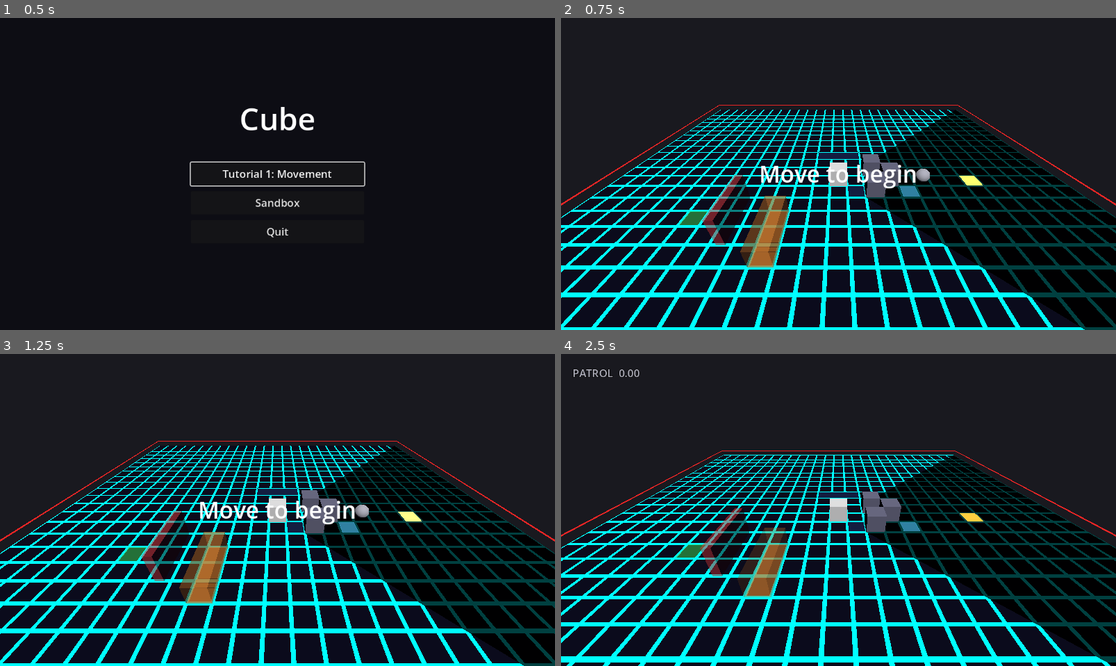
Above: before the commit, frames 1-4 (two rows, left to right).
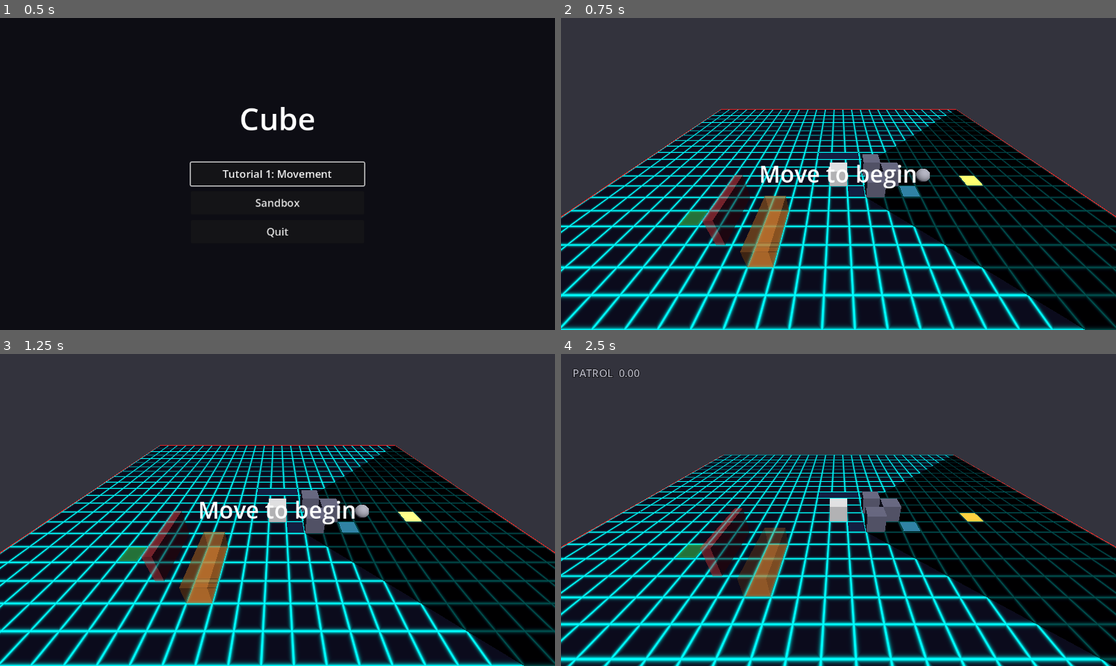
Above: after the commit, the same moments.

Repository: StevenLong/cube
Game: Godot game, scene res://main_menu.tscn
The game is run twice, just before and just after one commit, with the same random seed, the same clock (stepped at 60 frames per second) and the same inputs.
Inputs:
- Up to frame 1 (0.5 s): no input
- Up to frame 2 (0.75 s): click "Sandbox" at 0.5 s
- Up to frame 3 (1.25 s): no input
- Up to frame 4 (2.5 s): tap Enter at 1.25 s; hold Right (move_right) 1.28-2.03 s; hold E (extend) 1.28-2.03 s; tap Space (dodge) at 2 s; hold C (extend_depth_back) from 2.03 s (still down); tap F (camera_tilt_down) at 2.1 s; tap E (extend) at 2.3 s

Frame 1 is identical in both runs. In frame 2, 55% of the frame differs, in the area x 0-100%, y 0-100%; in frame 3, 55%; in frame 4, 57%.

Commit message:
Phase 8 C slice 1 polish: void contrast, neon edges, thicker slab
Tuning pass on the slice 1 visuals based on in-editor verification.

* Void background bumped from (0.1, 0.1, 0.12) to (0.2, 0.2, 0.24) across
  all three scenes so the slab silhouettes more clearly against it.
* Safety edge dropped from a mid-wall warning bar to a flat painted strip
  on the floor: y=0.02, 0.04x0.02 cross-section, emission 0.6. Constants
  exposed as SAFETY_EDGE_Y / _PERP / _VERT / _ENERGY in level.gd.
* Shader edge profile switched from a single smoothstep to a dual
  core+glow model: a hard inner core (smoothstep within core_width) plus
  a power-curve glow (pow(1 - d/falloff, exp) * strength). Drops fast at
  first, lingers further. Tron-neon feel with a thin bright cable and a
  soft halo.
* Side faces now light up just the vertical corner edges using the same
  intensity helper with independent uniforms (side_line_core_width and
  friends). Horizontal top/bottom edges of side faces are untouched.
* Slab height doubled: FloorTile BoxMesh + BoxShape3D from (1,1,1) to
  (1,2,1), spawn y from -0.5 to -1.0. Top still at y=0 so the player,
  walls, and physics queries are unchanged; the slab just extends to
  y=-2 below.
* grid_ground_material.tres has user-tuned values for the new uniforms
  baked in (line_core_width 0.005, line_falloff_width 0.5,
  line_falloff_exp 10, line_glow_strength 1.5; side core 0.01 with no
  glow). Defaults in the shader differ; the .tres wins per scene.

Headless parse + smoke-load clean on all three scenes.

Diff:
--- a/FloorTile.tscn
+++ b/FloorTile.tscn
@@ -3,10 +3,10 @@
 [ext_resource type="Material" path="res://grid_ground_material.tres" id="1"]
 
 [sub_resource type="BoxMesh" id="BoxMesh_FloorTile"]
-size = Vector3(1, 1, 1)
+size = Vector3(1, 2, 1)
 
 [sub_resource type="BoxShape3D" id="BoxShape3D_FloorTile"]
-size = Vector3(1, 1, 1)
+size = Vector3(1, 2, 1)
 
 [node name="FloorTile" type="StaticBody3D" groups=["floor_tiles"]]
 collision_layer = 1
--- a/grid_ground_material.tres
+++ b/grid_ground_material.tres
@@ -1,6 +1,35 @@
-[gd_resource type="ShaderMaterial" load_steps=2 format=3 uid="uid://b8q4grgrmat0001"]
+[gd_resource type="ShaderMaterial" format=3 uid="uid://c7jonbjvw30nk"]
 
-[ext_resource type="Shader" path="res://shaders/grid_ground.gdshader" id="1"]
+[ext_resource type="Shader" uid="uid://c5f1mah4u1lp4" path="res://shaders/grid_ground.gdshader" id="1"]
 
 [resource]
+render_priority = 0
 shader = ExtResource("1")
+shader_parameter/wave_origins = PackedVector2Array(0, 0, 0, 0, 0, 0, 0, 0, 0, 0, 0, 0, 0, 0, 0, 0)
+shader_parameter/wave_half_extents = PackedVector2Array(0, 0, 0, 0, 0, 0, 0, 0, 0, 0, 0, 0, 0, 0, 0, 0)
+shader_parameter/wave_radii = PackedFloat32Array(0, 0, 0, 0, 0, 0, 0, 0)
+shader_parameter/wave_alphas = PackedFloat32Array(0, 0, 0, 0, 0, 0, 0, 0)
+shader_parameter/footprint_positions = PackedVector2Array(0, 0, 0, 0, 0, 0, 0, 0, 0, 0, 0, 0, 0, 0, 0, 0, 0, 0, 0, 0, 0, 0, 0, 0, 0, 0, 0, 0, 0, 0, 0, 0, 0, 0, 0, 0, 0, 0, 0, 0, 0, 0, 0, 0, 0, 0, 0, 0, 0, 0, 0, 0, 0, 0, 0, 0, 0, 0, 0, 0, 0, 0, 0, 0, 0, 0, 0, 0, 0, 0, 0, 0, 0, 0, 0, 0, 0, 0, 0, 0, 0, 0, 0, 0, 0, 0, 0, 0, 0, 0, 0, 0, 0, 0, 0, 0, 0, 0, 0, 0, 0, 0, 0, 0, 0, 0, 0, 0, 0, 0, 0, 0, 0, 0, 0, 0, 0, 0, 0, 0, 0, 0, 0, 0, 0, 0, 0, 0)
+shader_parameter/footprint_alphas = PackedFloat32Array(0, 0, 0, 0, 0, 0, 0, 0, 0, 0, 0, 0, 0, 0, 0, 0, 0, 0, 0, 0, 0, 0, 0, 0, 0, 0, 0, 0, 0, 0, 0, 0, 0, 0, 0, 0, 0, 0, 0, 0, 0, 0, 0, 0, 0, 0, 0, 0, 0, 0, 0, 0, 0, 0, 0, 0, 0, 0, 0, 0, 0, 0, 0, 0)
+shader_parameter/cone_origin = Vector2(0, 0)
+shader_parameter/cone_dir = Vector2(0, 0)
+shader_parameter/cone_half_angle_cos = 0.0
+shader_parameter/cone_radius = 0.0
+shader_parameter/cone_color = Vector3(0, 0, 0)
+shader_parameter/cone_alpha = 0.0
+shader_parameter/player_xz = Vector2(0, 0)
+shader_parameter/wall_mins = PackedVector2Array(0, 0, 0, 0, 0, 0, 0, 0, 0, 0, 0, 0, 0, 0, 0, 0, 0, 0, 0, 0, 0, 0, 0, 0, 0, 0, 0, 0, 0, 0, 0, 0)
+shader_parameter/wall_maxs = PackedVector2Array(0, 0, 0, 0, 0, 0, 0, 0, 0, 0, 0, 0, 0, 0, 0, 0, 0, 0, 0, 0, 0, 0, 0, 0, 0, 0, 0, 0, 0, 0, 0, 0)
+shader_parameter/wall_count = 0
+shader_parameter/dark_factor = 0.25
+shader_parameter/top_base_color = Color(0.06, 0.06, 0.12, 1)
+shader_parameter/side_color = Color(0.04, 0.04, 0.08, 1)
+shader_parameter/grid_line_color = Color(0, 1, 1, 1)
+shader_parameter/line_core_width = 0.0050000002375
+shader_parameter/line_falloff_width = 0.5
+shader_parameter/line_falloff_exp = 10.0
+shader_parameter/line_glow_strength = 1.5
+shader_parameter/side_line_core_width = 0.010000000475
+shader_parameter/side_line_falloff_width = 0.0
+shader_parameter/side_line_falloff_exp = 1.0
+shader_parameter/side_line_glow_strength = 0.0
--- a/level.gd
+++ b/level.gd
@@ -9,6 +9,11 @@
 const RESTART_DELAY := 0.5
 
 const FLOOR_TILE_SCENE := preload("res://FloorTile.tscn")
+
+const SAFETY_EDGE_Y := 0.02  # lifts strip just above floor top to avoid z-fighting
+const SAFETY_EDGE_PERP := 0.04  # perpendicular-to-edge thickness (the "width" lying flat)
+const SAFETY_EDGE_VERT := 0.02  # vertical thickness; keep low so the line reads as paint not bar
+const SAFETY_EDGE_ENERGY := 0.6  # emission multiplier; subtler than mid-wall warning bars
 
 var state: State = State.READY
 var moves: int = 0
@@ -230,7 +235,7 @@
 	for tile in get_tree().get_nodes_in_group("floor_tiles"):
 		var t: Node3D = tile
 		var cell := Vector2i(roundi(t.position.x), roundi(t.position.z))
-		t.position = Vector3(cell.x, -0.5, cell.y)
+		t.position = Vector3(cell.x, -1.0, cell.y)
 		_floor_cells[cell] = true
 		pre_placed[cell] = true
 
@@ -238,7 +243,7 @@
 		if pre_placed.has(cell):
 			continue
 		var tile: Node3D = FLOOR_TILE_SCENE.instantiate()
-		tile.position = Vector3(cell.x, -0.5, cell.y)
+		tile.position = Vector3(cell.x, -1.0, cell.y)
 		root.add_child(tile)
 
 
@@ -276,18 +281,19 @@
 
 
 func _make_safety_edge_mesh(floor_cell: Vector2i, dir: Vector2i, mat: Material) -> MeshInstance3D:
-	# Thin emissive bar sitting on the cell boundary between floor_cell and
-	# floor_cell + dir, 0.5u above floor top. Long axis follows the edge.
+	# Thin emissive strip painted along the cell boundary between floor_cell
+	# and floor_cell + dir, lying just above floor top. Long axis follows the
+	# edge; the perpendicular dim sits flat on the floor.
 	var mi := MeshInstance3D.new()
 	var box := BoxMesh.new()
 	if dir.x != 0:
-		box.size = Vector3(0.05, 0.05, 1.0)
+		box.size = Vector3(SAFETY_EDGE_PERP, SAFETY_EDGE_VERT, 1.0)
 	else:
-		box.size = Vector3(1.0, 0.05, 0.05)
+		box.size = Vector3(1.0, SAFETY_EDGE_VERT, SAFETY_EDGE_PERP)
 	mi.mesh = box
 	mi.position = Vector3(
 		floor_cell.x + dir.x * 0.5,
-		0.5,
+		SAFETY_EDGE_Y,
 		floor_cell.y + dir.y * 0.5
 	)
 	mi.material_override = mat
@@ -299,6 +305,6 @@
 	m.albedo_color = Color(0.9, 0.15, 0.15)
 	m.emission_enabled = true
 	m.emission = Color(0.9, 0.15, 0.15)
-	m.emission_energy_multiplier = 1.5
+	m.emission_energy_multiplier = SAFETY_EDGE_ENERGY
 	m.shading_mode = BaseMaterial3D.SHADING_MODE_UNSHADED
 	return m
--- a/levels/level_01_movement.tscn
+++ b/levels/level_01_movement.tscn
@@ -18,7 +18,7 @@
 
 [sub_resource type="Environment" id="Environment_1"]
 background_mode = 1
-background_color = Color(0.1, 0.1, 0.12, 1)
+background_color = Color(0.2, 0.2, 0.24, 1)
 
 [sub_resource type="PlaneMesh" id="PlaneMesh_Tile"]
 size = Vector2(0.95, 0.95)
--- a/main.tscn
+++ b/main.tscn
@@ -34,7 +34,7 @@
 
 [sub_resource type="Environment" id="Environment_1"]
 background_mode = 1
-background_color = Color(0.1, 0.1, 0.12, 1)
+background_color = Color(0.2, 0.2, 0.24, 1)
 
 [sub_resource type="PlaneMesh" id="PlaneMesh_Tile"]
 size = Vector2(0.95, 0.95)
--- a/mechanics_sandbox.tscn
+++ b/mechanics_sandbox.tscn
@@ -1,15 +1,15 @@
 [gd_scene format=3 uid="uid://b1q3ys71y3idn"]
 
-[ext_resource type="Script" path="res://player.gd" id="2"]
-[ext_resource type="Script" path="res://camera_controller.gd" id="3"]
-[ext_resource type="Script" path="res://level.gd" id="5"]
-[ext_resource type="Script" path="res://extend_lock_zone.gd" id="6"]
-[ext_resource type="Script" path="res://extend_lock_gate.gd" id="7"]
-[ext_resource type="Script" path="res://floor_rect.gd" id="8"]
+[ext_resource type="Script" uid="uid://imjs3qgnnax" path="res://player.gd" id="2"]
+[ext_resource type="Script" uid="uid://cjpdmrd4ev3o8" path="res://camera_controller.gd" id="3"]
+[ext_resource type="Script" uid="uid://dw6hiashyk0sh" path="res://level.gd" id="5"]
+[ext_resource type="Script" uid="uid://cexwlw0or75id" path="res://extend_lock_zone.gd" id="6"]
+[ext_resource type="Script" uid="uid://bb3cmwun237qc" path="res://extend_lock_gate.gd" id="7"]
+[ext_resource type="Script" uid="uid://ceu0wffmv3bb5" path="res://floor_rect.gd" id="8"]
 
 [sub_resource type="Environment" id="Environment_1"]
 background_mode = 1
-background_color = Color(0.1, 0.1, 0.12, 1)
+background_color = Color(0.2, 0.2, 0.24, 1)
 
 [sub_resource type="BoxMesh" id="BoxMesh_1"]
 
@@ -87,10 +87,9 @@
 [node name="WorldEnvironment" type="WorldEnvironment" parent="." unique_id=269945299]
 environment = SubResource("Environment_1")
 
-[node name="FloorRect" type="Node3D" parent="."]
+[node name="FloorRect" type="Node3D" parent="." unique_id=1340891343]
 transform = Transform3D(1, 0, 0, 0, 1, 0, 0, 0, 1, -13, 0, -13)
 script = ExtResource("8")
-size = Vector2i(27, 27)
 
 [node name="Camera3D" type="Camera3D" parent="." unique_id=1711588723]
 transform = Transform3D(1, 0, 0, 0, 0.707107, 0.707107, 0, -0.707107, 0.707107, 0, 8, 8)
--- a/shaders/grid_ground.gdshader
+++ b/shaders/grid_ground.gdshader
@@ -31,6 +31,21 @@
 uniform vec3 side_color : source_color = vec3(0.04, 0.04, 0.08);
 uniform vec3 grid_line_color : source_color = vec3(0.0, 1.0, 1.0);
 
+// Top-face edge line: thin bright core + power-curve glow halo. The glow
+// drops fast at first (high exp) and lingers further than smoothstep would.
+uniform float line_core_width : hint_range(0.0, 0.05) = 0.008;
+uniform float line_falloff_width : hint_range(0.0, 0.5) = 0.3;
+uniform float line_falloff_exp : hint_range(1.0, 10.0) = 4.0;
+uniform float line_glow_strength : hint_range(0.0, 1.5) = 0.7;
+
+// Side-face vertical-corner line: thinner core, glow-dominated. Lights up
+// only the vertical edges where two side faces meet (the slab's corners),
+// running from floor top down to the slab bottom.
+uniform float side_line_core_width : hint_range(0.0, 0.05) = 0.002;
+uniform float side_line_falloff_width : hint_range(0.0, 0.5) = 0.25;
+uniform float side_line_falloff_exp : hint_range(1.0, 10.0) = 4.0;
+uniform float side_line_glow_strength : hint_range(0.0, 1.5) = 0.8;
+
 varying vec3 v_world_pos;
 varying vec3 v_world_norm;
 
@@ -38,6 +53,18 @@
 	v_world_pos = (MODEL_MATRIX * vec4(VERTEX, 1.0)).xyz;
 	v_world_norm = normalize((MODEL_MATRIX * vec4(NORMAL, 0.0)).xyz);
 }
+
+// Dual core+glow intensity profile. The core is a hard smoothstep within
+// core_width (the bright line itself); the glow is a power-curve falloff
+// out to falloff_width (the lingering halo). Combined via max so neither
+// component saturates the other.
+float edge_line_intensity(float d, float core_w, float falloff_w, float falloff_exp, float glow_strength) {
+	float core = 1.0 - smoothstep(0.0, max(core_w, 0.0001), d);
+	float glow_t = clamp(d / max(falloff_w, 0.0001), 0.0, 1.0);
+	float glow = pow(1.0 - glow_t, falloff_exp) * glow_strength;
+	return max(core, glow);
+}
+
 
 // 2D segment-vs-AABB slab test. Returns true if the segment from a to b passes
 // through any wall AABB in wall_mins/wall_maxs.
@@ -73,21 +100,46 @@
 }
 
 void fragment() {
-	// Side / bottom faces get a flat darker color. Threshold .5 separates the
-	// +Y top from every other cardinal face.
+	// Threshold .5 separates the +Y top from every other cardinal face.
 	if (v_world_norm.y < 0.5) {
-		ALBEDO = side_color;
+		// Side / bottom face. Light up just the vertical corner edges where
+		// two side faces meet; ignore the horizontal top/bottom edges. The
+		// relevant axis is whichever XZ axis is perpendicular to the face
+		// normal (X face -> Z corners, Z face -> X corners).
+		float perp_coord;
+		if (abs(v_world_norm.x) > 0.5) {
+			perp_coord = v_world_pos.z;
+		} else {
+			perp_coord = v_world_pos.x;
+		}
+		float perp_uv = fract(perp_coord + 0.5);
+		float side_edge_d = min(perp_uv, 1.0 - perp_uv);
+		float side_intensity = edge_line_intensity(
+			side_edge_d,
+			side_line_core_width,
+			side_line_falloff_width,
+			side_line_falloff_exp,
+			side_line_glow_strength
+		);
+		ALBEDO = mix(side_color, grid_line_color, side_intensity);
 	} else {
 		vec2 world_xz = v_world_pos.xz;
 
-		// Grid: thin cyan lines on integer cell boundaries. Cell centers sit at
-		// integer XZ, so fract(x + 0.5) ramps 0..1 across one cell.
+		// Top face per-cell edge line: thin bright core plus power-curve glow
+		// that drops fast at first and lingers far into the tile. Distance
+		// edge_d is from this fragment to the nearest of the cell's four
+		// edges (0 at edge, 0.5 at center).
 		vec2 cell_uv = fract(world_xz + vec2(0.5));
-		float lw = 0.08;
-		float gx = step(1.0 - lw, cell_uv.x) + step(cell_uv.x, lw);
-		float gy = step(1.0 - lw, cell_uv.y) + step(cell_uv.y, lw);
-		float on_line = clamp(gx + gy, 0.0, 1.0);
-		vec3 grid_color = mix(top_base_color, grid_line_color, on_line);
+		vec2 edge_dist_xy = min(cell_uv, vec2(1.0) - cell_uv);
+		float edge_d = min(edge_dist_xy.x, edge_dist_xy.y);
+		float line_intensity = edge_line_intensity(
+			edge_d,
+			line_core_width,
+			line_falloff_width,
+			line_falloff_exp,
+			line_glow_strength
+		);
+		vec3 grid_color = mix(top_base_color, grid_line_color, line_intensity);
 
 		// Noise waves: each emanates from a rectangular footprint.
 		vec2 cell_center = round(world_xz);
